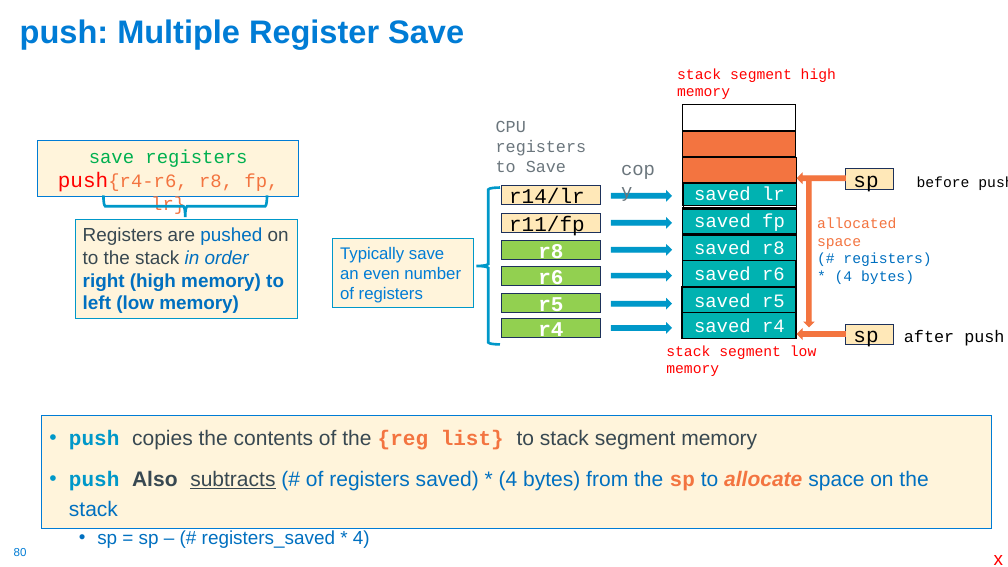
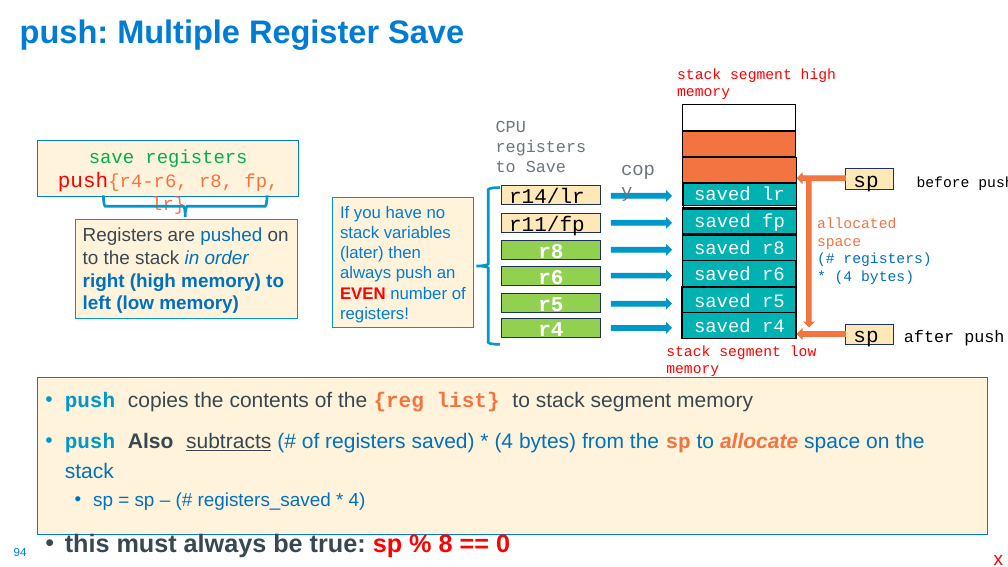
Before and after one commit to cse30-fa22/Muller_CSE30_Lecture_Slides, a slide deck: slide 94 of 08_Assm_Part3.pptx (slide 80 before the commit). Drawn at 1008x567 pixels with LibreOffice and Linux fonts; fonts in the diff are those of the drawing. Boxes give left, top, right and bottom in pixels: in the first picture for what was removed or moved away, otherwise in the second. Text is boxed around its words. In the diff, an @@ line names an element or a change of style, - is before the commit and + after.

```diff
--- a/08_Assm_Part3.pptx
+++ b/08_Assm_Part3.pptx
@@ rectangle "If you have no stack ..." resized from (x1=333, y1=239, x2=474, y2=308) to (x1=333, y1=198, x2=474, y2=328) @@
@@ text in rectangle at (x1=340, y1=206, x2=466, y2=323): text changed @@
-Typically save an even number of registers
+If you have no stack variables (later) then always push an EVEN number of registers!
@@ text "push copies the contents of ..." resized from (x1=42, y1=416, x2=991, y2=529) to (x1=38, y1=378, x2=988, y2=535) @@
@@ text at (x1=65, y1=533, x2=510, y2=558): paragraph added @@
+• this must always be true: sp % 8 == 0
@@ page number at (x1=14, y1=548, x2=27, y2=556): text changed @@
-80
+94
```
Also in this commit, not shown: 12 other slides changed, 15 slides added, 1 slide removed, 1 other file.
